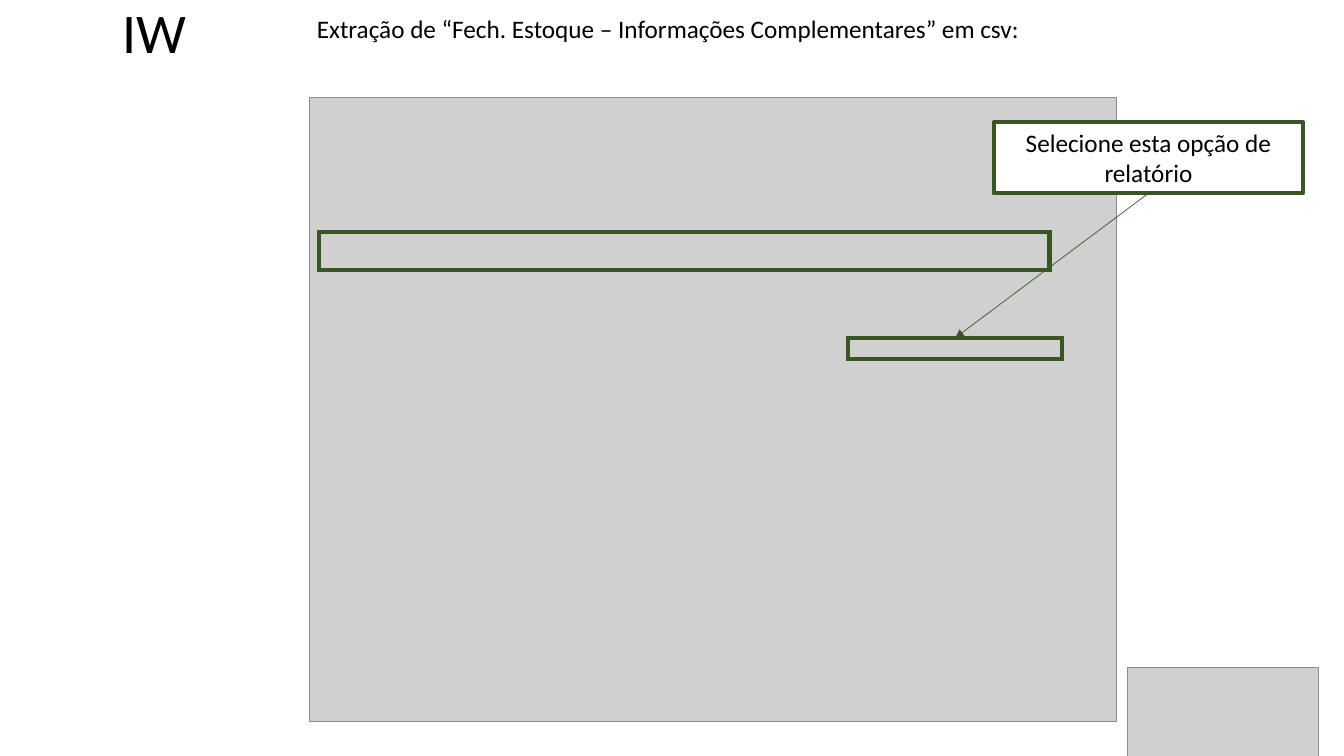
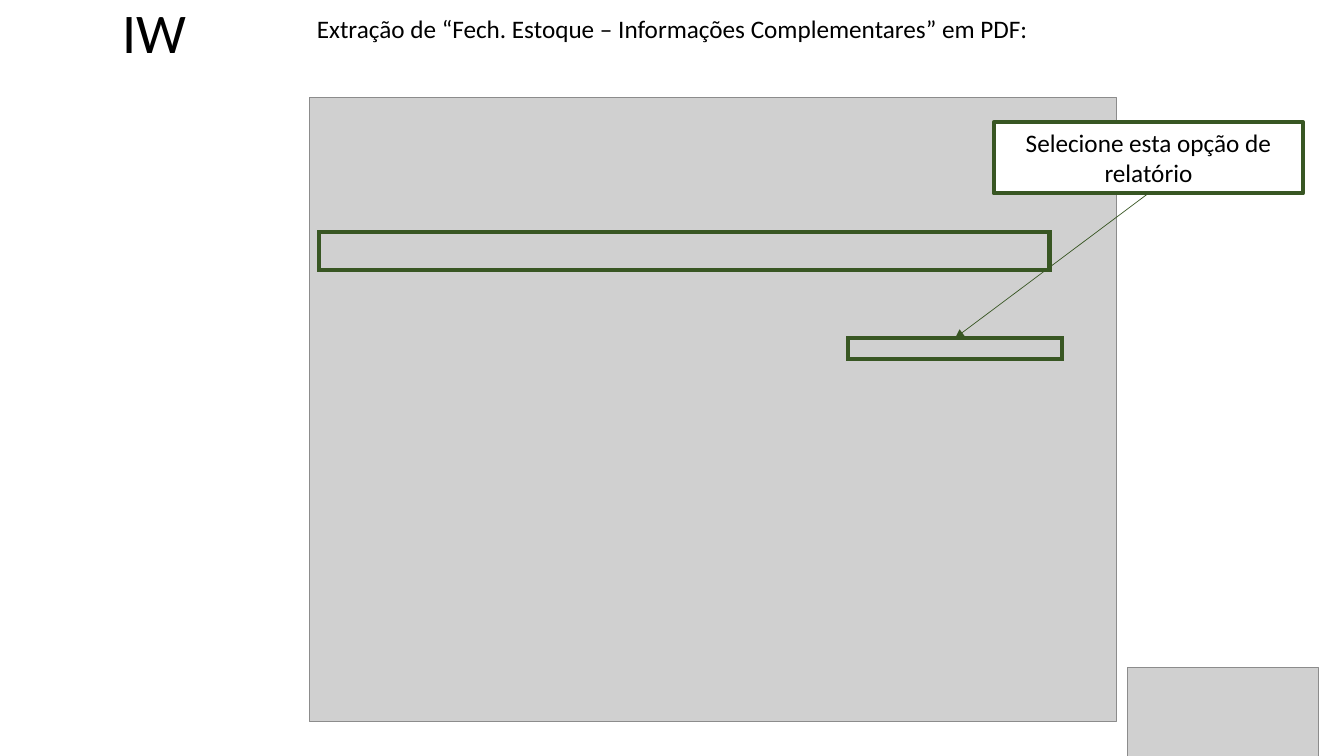
Before and after one commit to PronepPLima/ROBO-Fechamento_Suprimentos, a slide deck: slide 2 of log.pptx. Drawn at 1344x756 pixels with LibreOffice and Linux fonts; fonts in the diff are those of the drawing; grey boxes stand for pictures; background and template pictures are left out. Boxes give left, top, right and bottom in pixels: in the first picture for what was removed or moved away, otherwise in the second. Text is boxed around its words. In the diff, an @@ line names an element or a change of style, - is before the commit and + after.

```diff
--- a/log.pptx
+++ b/log.pptx
@@ text at [317, 20, 1027, 43]: text changed @@
-Extração de “Fech. Estoque – Informações Complementares” em csv:
+Extração de “Fech. Estoque – Informações Complementares” em PDF:
```
Also in this commit, not shown: 3 other slides changed, 2 other files.
